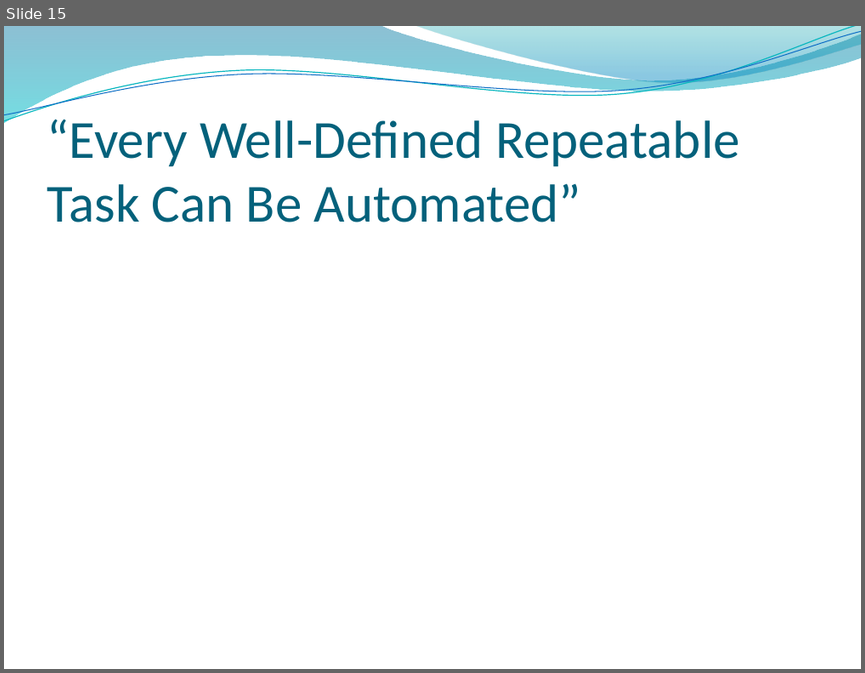
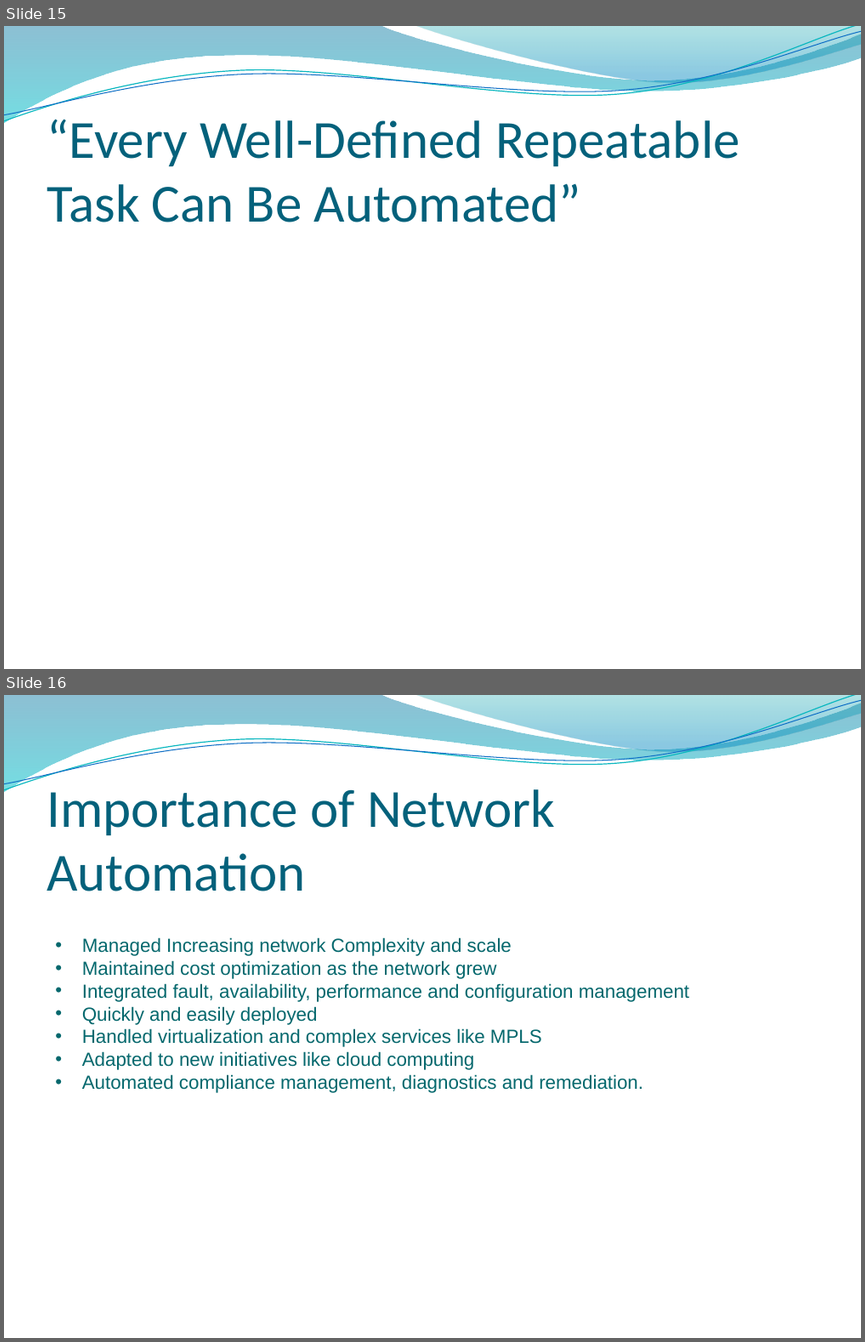
Before and after one commit to yashikadhingra/network-autimation, a slide deck: network_automation.pptx. Shown one above the other, each under a label of ours: slide 15 before the commit, slides 15 and 16 after it. The pictures are 865x673 and 865x1342 pixels, drawn with LibreOffice and Linux fonts; fonts in the diff are those of the drawing; background and template pictures are left out. Boxes give left, top, right and bottom in pixels: in the first picture for what was removed or moved away, otherwise in the second. Text is boxed around its words. In the diff, an @@ line names an element or a change of style, - is before the commit and + after.

```diff
--- a/network_automation.pptx
+++ b/network_automation.pptx
@@ slide 16 added at <box>4,695,861,1338</box>, background picture (left out); not listed: 4 template elements that a slide beside it also shows @@
@@ title added at <box>46,789,555,891</box>, 45 pt, text #04617B @@
+Importance of Network Automation
@@ text added at <box>82,937,689,1093</box>, 16 pt, text #06686C @@
+• Managed Increasing network Complexity and scale
+• Maintained cost optimization as the network grew
+• Integrated fault, availability, performance and configuration management
+• Quickly and easily deployed
+• Handled virtualization and complex services like MPLS
+• Adapted to new initiatives like cloud computing
+• Automated compliance management, diagnostics and remediation.
```
Also in this commit, not shown: 2 slides changed, 4 other slides added, 2 slides removed.
